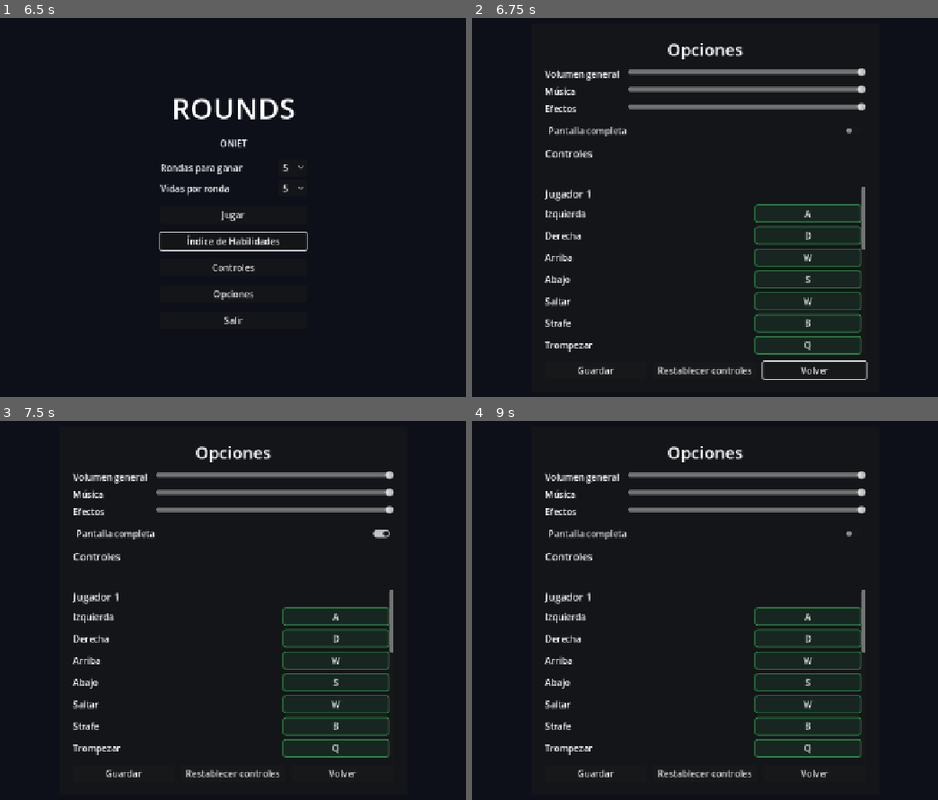
Above: before the commit, frames 1-4 (two rows, left to right).
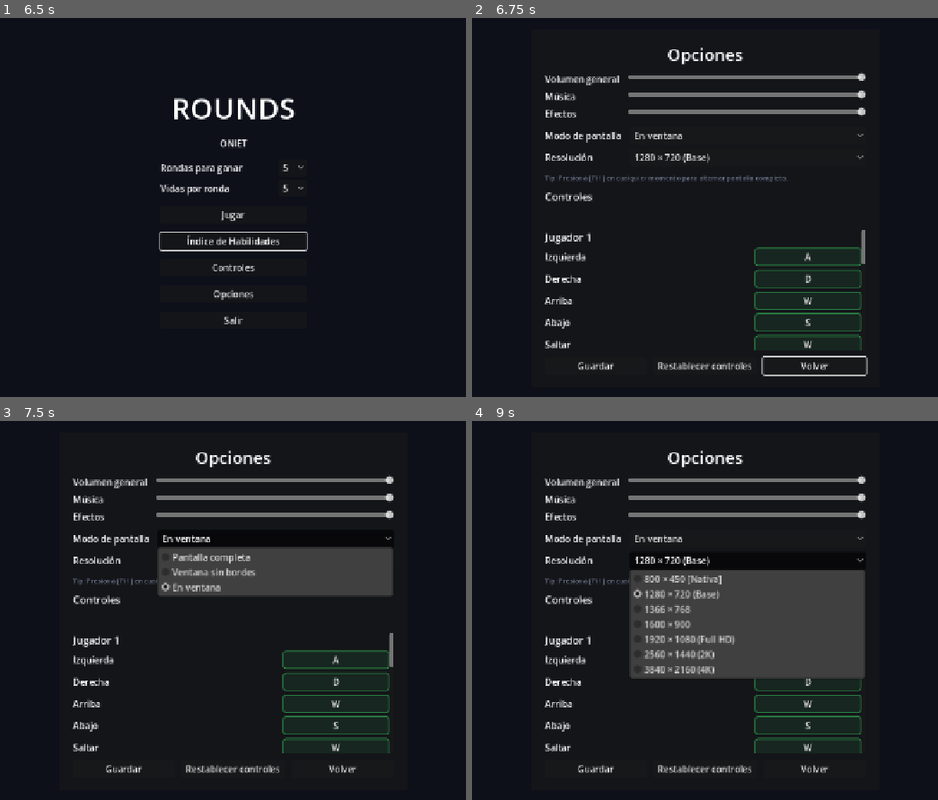
Above: after the commit, the same moments.

Repository: AdriR1ze/ONIET_Rounds
Game: Godot game, scene res://ui/main_menu.tscn
Same seed, same stepped clock (60 frames per second), same inputs: the game is played once before the commit and once after it.
Inputs (mouse positions are in pixels of both pictures, inside the frame that each line leads up to):
- Up to frame 1 (6.5 s): click "Índice de Habilidades" at 0.5 s; click "Activar Todas" at 1.25 s; click "Desactivar Todas" at 2 s; click "Activa" at 2.75 s; click "Activa" at 3.5 s; click "Activa" at 4.25 s; click "Activa" at 5 s; click "Volver" at 5.75 s
- Up to frame 2 (6.75 s): click "Opciones" at 6.5 s
- Up to frame 3 (7.5 s): click (233, 534) at 7.25 s, where only the run before the commit has a clickable "Pantalla completa"
- Up to frame 4 (9 s): click (746, 538) at 8 s, where only the run after the commit has a clickable "En ventana"; click (746, 561) at 8.75 s, where only the run after the commit has a clickable "1280 × 720 (Base)"

Frame 1 is identical in both runs. In frame 2, 11% of the frame differs, in the area x 15-85%, y 6-96%; in frame 3, 17%; in frame 4, 23%, in the area x 15-85%, y 6-95%.

Commit message:
feat(display): soporte multi-resolucion adaptable, atajo F11 para pantalla completa y selector de modo de pantalla y resolucion en opciones

Diff:
--- a/rounds/project.godot
+++ b/rounds/project.godot
@@ -27,8 +27,9 @@
 
 window/size/viewport_width=1280
 window/size/viewport_height=720
+window/size/resizable=true
 window/stretch/mode="canvas_items"
-window/stretch/aspect="expand"
+window/stretch/aspect="keep"
 
 [global_group]
 
--- a/rounds/settings/settings.gd
+++ b/rounds/settings/settings.gd
@@ -30,8 +30,18 @@
 }
 const ACCIONES_PROTEGIDAS := ["pause", "ui_cancel"]
 
+enum ModoPantalla {
+	PANTALLA_COMPLETA,
+	VENTANA_SIN_BORDES,
+	EN_VENTANA,
+}
+
+signal video_cambiado
+
 var volumenes := {"Master": 1.0, "Music": 1.0, "SFX": 1.0}
 var pantalla_completa := false
+var modo_pantalla: int = ModoPantalla.EN_VENTANA
+var resolucion_actual: Vector2i = Vector2i(1280, 720)
 
 var _defaults: Dictionary = {}
 var _remaps: Dictionary = {}
@@ -43,6 +53,13 @@
 	_capturar_defaults()
 	cargar()
 	aplicar_todo()
+
+
+func _unhandled_key_input(event: InputEvent) -> void:
+	if event is InputEventKey and event.pressed and not event.echo:
+		if event.physical_keycode == KEY_F11 or event.keycode == KEY_F11:
+			toggle_pantalla_completa()
+			get_viewport().set_input_as_handled()
 
 
 func _asegurar_acciones_globales() -> void:
@@ -80,6 +97,24 @@
 			_defaults[accion] = eventos
 
 
+func resoluciones_disponibles() -> Array[Vector2i]:
+	var lista: Array[Vector2i] = [
+		Vector2i(1280, 720),
+		Vector2i(1366, 768),
+		Vector2i(1600, 900),
+		Vector2i(1920, 1080),
+		Vector2i(2560, 1440),
+		Vector2i(3840, 2160),
+	]
+	var scr := DisplayServer.screen_get_size()
+	if scr.x >= 640 and scr.y >= 360 and not lista.has(scr):
+		lista.append(scr)
+		lista.sort_custom(func(a: Vector2i, b: Vector2i) -> bool:
+			return (a.x * a.y) < (b.x * b.y)
+		)
+	return lista
+
+
 func cargar() -> void:
 	var cfg := ConfigFile.new()
 	if cfg.load(RUTA) != OK:
@@ -87,6 +122,10 @@
 	for nombre in BUSES:
 		volumenes[nombre] = float(cfg.get_value("audio", nombre, 1.0))
 	pantalla_completa = bool(cfg.get_value("video", "fullscreen", false))
+	modo_pantalla = int(cfg.get_value("video", "window_mode", ModoPantalla.PANTALLA_COMPLETA if pantalla_completa else ModoPantalla.EN_VENTANA))
+	var rw: int = int(cfg.get_value("video", "resolution_w", 1280))
+	var rh: int = int(cfg.get_value("video", "resolution_h", 720))
+	resolucion_actual = Vector2i(rw, rh)
 	_remaps = cfg.get_value("input", "remaps", {})
 
 
@@ -95,6 +134,9 @@
 	for nombre in BUSES:
 		cfg.set_value("audio", nombre, volumenes[nombre])
 	cfg.set_value("video", "fullscreen", pantalla_completa)
+	cfg.set_value("video", "window_mode", modo_pantalla)
+	cfg.set_value("video", "resolution_w", resolucion_actual.x)
+	cfg.set_value("video", "resolution_h", resolucion_actual.y)
 	cfg.set_value("input", "remaps", _remaps)
 	cfg.save(RUTA)
 
@@ -116,13 +158,57 @@
 
 
 func set_pantalla_completa(activo: bool) -> void:
-	pantalla_completa = activo
+	set_modo_pantalla(ModoPantalla.PANTALLA_COMPLETA if activo else ModoPantalla.EN_VENTANA)
+
+
+func set_modo_pantalla(modo: int) -> void:
+	modo_pantalla = clampi(modo, 0, 2)
+	pantalla_completa = (modo_pantalla == ModoPantalla.PANTALLA_COMPLETA)
 	aplicar_pantalla()
+	guardar()
+	video_cambiado.emit()
+
+
+func set_resolucion(res: Vector2i) -> void:
+	if res.x < 640 or res.y < 360:
+		return
+	resolucion_actual = res
+	aplicar_pantalla()
+	guardar()
+	video_cambiado.emit()
+
+
+func toggle_pantalla_completa() -> void:
+	if modo_pantalla == ModoPantalla.PANTALLA_COMPLETA:
+		set_modo_pantalla(ModoPantalla.EN_VENTANA)
+	else:
+		set_modo_pantalla(ModoPantalla.PANTALLA_COMPLETA)
 
 
 func aplicar_pantalla() -> void:
-	var modo := DisplayServer.WINDOW_MODE_FULLSCREEN if pantalla_completa else DisplayServer.WINDOW_MODE_WINDOWED
-	DisplayServer.window_set_mode(modo)
+	match modo_pantalla:
+		ModoPantalla.PANTALLA_COMPLETA:
+			DisplayServer.window_set_flag(DisplayServer.WINDOW_FLAG_BORDERLESS, false)
+			DisplayServer.window_set_mode(DisplayServer.WINDOW_MODE_EXCLUSIVE_FULLSCREEN)
+		ModoPantalla.VENTANA_SIN_BORDES:
+			DisplayServer.window_set_mode(DisplayServer.WINDOW_MODE_WINDOWED)
+			DisplayServer.window_set_flag(DisplayServer.WINDOW_FLAG_BORDERLESS, true)
+			DisplayServer.window_set_size(resolucion_actual)
+			_centrar_ventana()
+		ModoPantalla.EN_VENTANA:
+			DisplayServer.window_set_flag(DisplayServer.WINDOW_FLAG_BORDERLESS, false)
+			DisplayServer.window_set_mode(DisplayServer.WINDOW_MODE_WINDOWED)
+			DisplayServer.window_set_size(resolucion_actual)
+			_centrar_ventana()
+
+
+func _centrar_ventana() -> void:
+	var screen := DisplayServer.window_get_current_screen()
+	var screen_rect := DisplayServer.screen_get_usable_rect(screen)
+	var win_size := DisplayServer.window_get_size()
+	if screen_rect.size.x > 0 and screen_rect.size.y > 0 and win_size.x > 0 and win_size.y > 0:
+		var pos := screen_rect.position + (screen_rect.size - win_size) / 2
+		DisplayServer.window_set_position(pos)
 
 
 func aplicar_controles() -> void:
--- a/rounds/ui/options_screen.gd
+++ b/rounds/ui/options_screen.gd
@@ -8,7 +8,8 @@
 @onready var _master: HSlider = $Centro/Marco/Margin/VBox/AudioGrid/Master
 @onready var _music: HSlider = $Centro/Marco/Margin/VBox/AudioGrid/Music
 @onready var _sfx: HSlider = $Centro/Marco/Margin/VBox/AudioGrid/Sfx
-@onready var _pantalla: CheckButton = $Centro/Marco/Margin/VBox/PantallaCompleta
+@onready var _modo_pantalla: OptionButton = $Centro/Marco/Margin/VBox/VideoGrid/ModoPantalla
+@onready var _resolucion: OptionButton = $Centro/Marco/Margin/VBox/VideoGrid/Resolucion
 @onready var _aviso: Label = $Centro/Marco/Margin/VBox/Aviso
 @onready var _controles: VBoxContainer = $Centro/Marco/Margin/VBox/Scroll/Controles
 @onready var _boton_guardar: Button = $Centro/Marco/Margin/VBox/Botones/Guardar
@@ -25,13 +26,59 @@
 	_master.value_changed.connect(func(valor: float) -> void: Settings.set_volumen("Master", valor))
 	_music.value_changed.connect(func(valor: float) -> void: Settings.set_volumen("Music", valor))
 	_sfx.value_changed.connect(func(valor: float) -> void: Settings.set_volumen("SFX", valor))
-	_pantalla.toggled.connect(Settings.set_pantalla_completa)
+
+	_modo_pantalla.clear()
+	_modo_pantalla.add_item("Pantalla completa", 0)
+	_modo_pantalla.add_item("Ventana sin bordes", 1)
+	_modo_pantalla.add_item("En ventana", 2)
+	_modo_pantalla.item_selected.connect(func(idx: int) -> void:
+		Settings.set_modo_pantalla(idx)
+	)
+
+	_poblar_resoluciones()
+	_resolucion.item_selected.connect(func(idx: int) -> void:
+		var res: Vector2i = _resolucion.get_item_metadata(idx)
+		Settings.set_resolucion(res)
+	)
+
+	Settings.video_cambiado.connect(_actualizar_video_ui)
+
 	_boton_guardar.pressed.connect(_guardar)
 	_boton_restablecer.pressed.connect(_restablecer)
 	_boton_volver.pressed.connect(cerrar)
 	_construir_controles()
 
 
+func _poblar_resoluciones() -> void:
+	_resolucion.clear()
+	var lista := Settings.resoluciones_disponibles()
+	var scr := DisplayServer.screen_get_size()
+	for i in lista.size():
+		var r := lista[i]
+		var texto := "%d × %d" % [r.x, r.y]
+		if r == Vector2i(1280, 720):
+			texto += " (Base)"
+		elif r == Vector2i(1920, 1080):
+			texto += " (Full HD)"
+		elif r == Vector2i(2560, 1440):
+			texto += " (2K)"
+		elif r == Vector2i(3840, 2160):
+			texto += " (4K)"
+		if r == scr:
+			texto += " [Nativa]"
+		_resolucion.add_item(texto, i)
+		_resolucion.set_item_metadata(i, r)
+
+
+func _actualizar_video_ui() -> void:
+	_modo_pantalla.select(Settings.modo_pantalla)
+	for i in _resolucion.item_count:
+		var r: Vector2i = _resolucion.get_item_metadata(i)
+		if r == Settings.resolucion_actual:
+			_resolucion.select(i)
+			break
+
+
 func abrir() -> void:
 	visible = true
 	_escuchando = ""
@@ -40,7 +87,7 @@
 	_master.set_value_no_signal(Settings.volumenes["Master"])
 	_music.set_value_no_signal(Settings.volumenes["Music"])
 	_sfx.set_value_no_signal(Settings.volumenes["SFX"])
-	_pantalla.set_pressed_no_signal(Settings.pantalla_completa)
+	_actualizar_video_ui()
 	_actualizar_botones()
 	_boton_volver.grab_focus()
 
--- a/rounds/ui/options_screen.tscn
+++ b/rounds/ui/options_screen.tscn
@@ -82,9 +82,33 @@
 step = 0.05
 value = 1.0
 
-[node name="PantallaCompleta" type="CheckButton" parent="Centro/Marco/Margin/VBox"]
+[node name="VideoGrid" type="GridContainer" parent="Centro/Marco/Margin/VBox"]
 layout_mode = 2
-text = "Pantalla completa"
+theme_override_constants/h_separation = 16
+theme_override_constants/v_separation = 8
+columns = 2
+
+[node name="LabelModo" type="Label" parent="Centro/Marco/Margin/VBox/VideoGrid"]
+layout_mode = 2
+text = "Modo de pantalla"
+
+[node name="ModoPantalla" type="OptionButton" parent="Centro/Marco/Margin/VBox/VideoGrid"]
+layout_mode = 2
+size_flags_horizontal = 3
+
+[node name="LabelResolucion" type="Label" parent="Centro/Marco/Margin/VBox/VideoGrid"]
+layout_mode = 2
+text = "Resolución"
+
+[node name="Resolucion" type="OptionButton" parent="Centro/Marco/Margin/VBox/VideoGrid"]
+layout_mode = 2
+size_flags_horizontal = 3
+
+[node name="HintF11" type="Label" parent="Centro/Marco/Margin/VBox"]
+layout_mode = 2
+theme_override_colors/font_color = Color(0.65, 0.72, 0.85, 0.65)
+theme_override_font_sizes/font_size = 12
+text = "Tip: Presioná [F11] en cualquier momento para alternar pantalla completa."
 
 [node name="TituloControles" type="Label" parent="Centro/Marco/Margin/VBox"]
 layout_mode = 2
@@ -99,7 +123,7 @@
 text = ""
 
 [node name="Scroll" type="ScrollContainer" parent="Centro/Marco/Margin/VBox"]
-custom_minimum_size = Vector2(560, 300)
+custom_minimum_size = Vector2(560, 200)
 layout_mode = 2
 size_flags_vertical = 3
 
